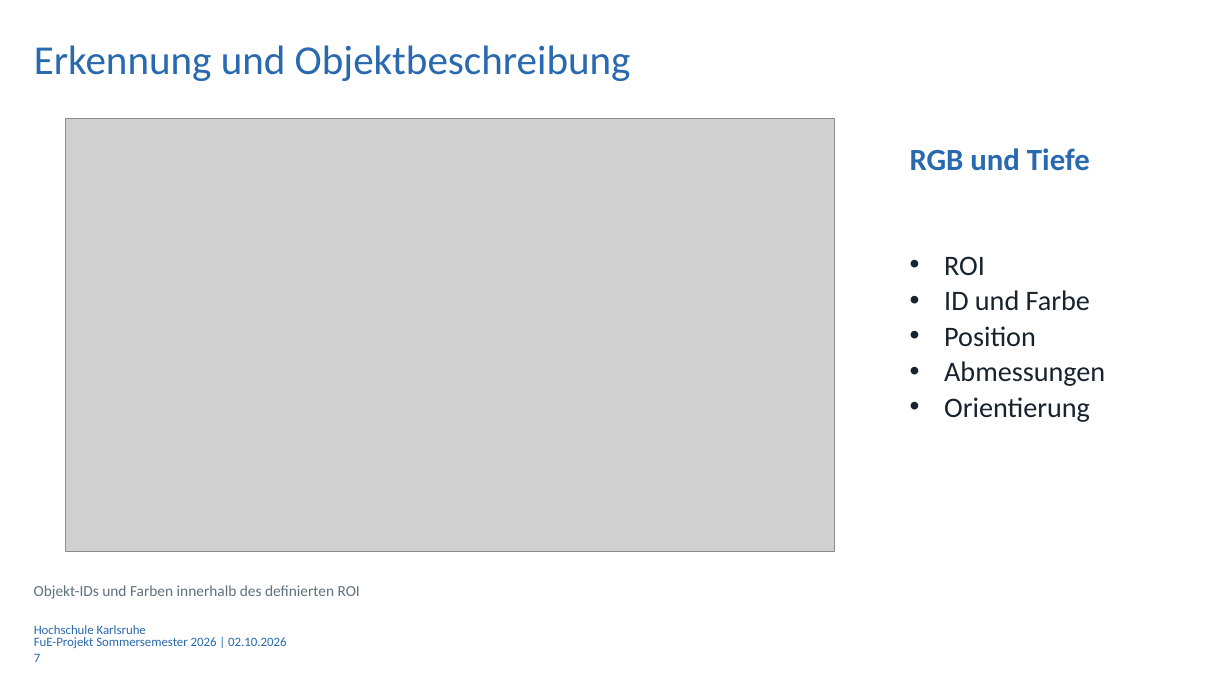
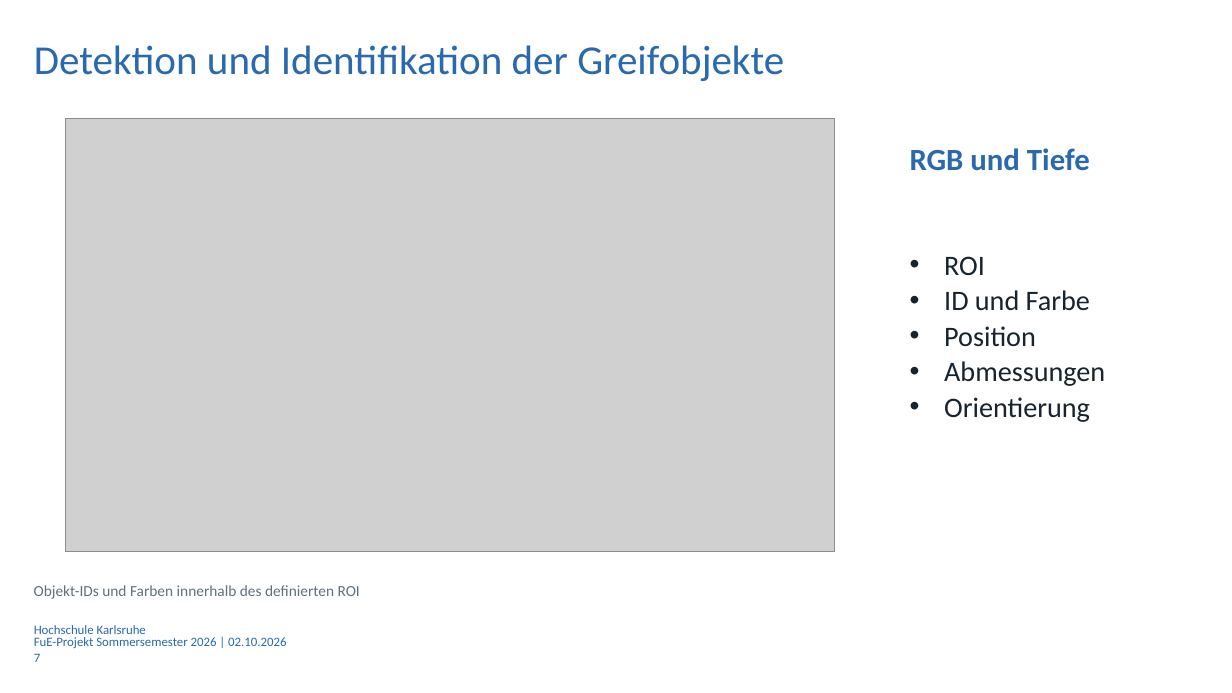
Before and after one commit to Luze212/roboter_tetris, a slide deck: slide 7 of Projektbericht/Presentation/Abschlussprasentation_RoboterTetris_V01_3.pptx. Drawn at 1232x693 pixels with LibreOffice and Linux fonts; fonts in the diff are those of the drawing; grey boxes stand for pictures; background and template pictures are left out. Boxes give left, top, right and bottom in pixels: in the first picture for what was removed or moved away, otherwise in the second. Text is boxed around its words. In the diff, an @@ line names an element or a change of style, - is before the commit and + after.

```diff
--- a/Projektbericht/Presentation/Abschlussprasentation_RoboterTetris_V01_3.pptx
+++ b/Projektbericht/Presentation/Abschlussprasentation_RoboterTetris_V01_3.pptx
@@ text at bbox=[34, 45, 784, 81]: text changed @@
-Erkennung und Objektbeschreibung
+Detektion und Identifikation der Greifobjekte
```
Also in this commit, not shown: 4 other slides changed, 1 slide added, 1 slide removed, 1 other file.
